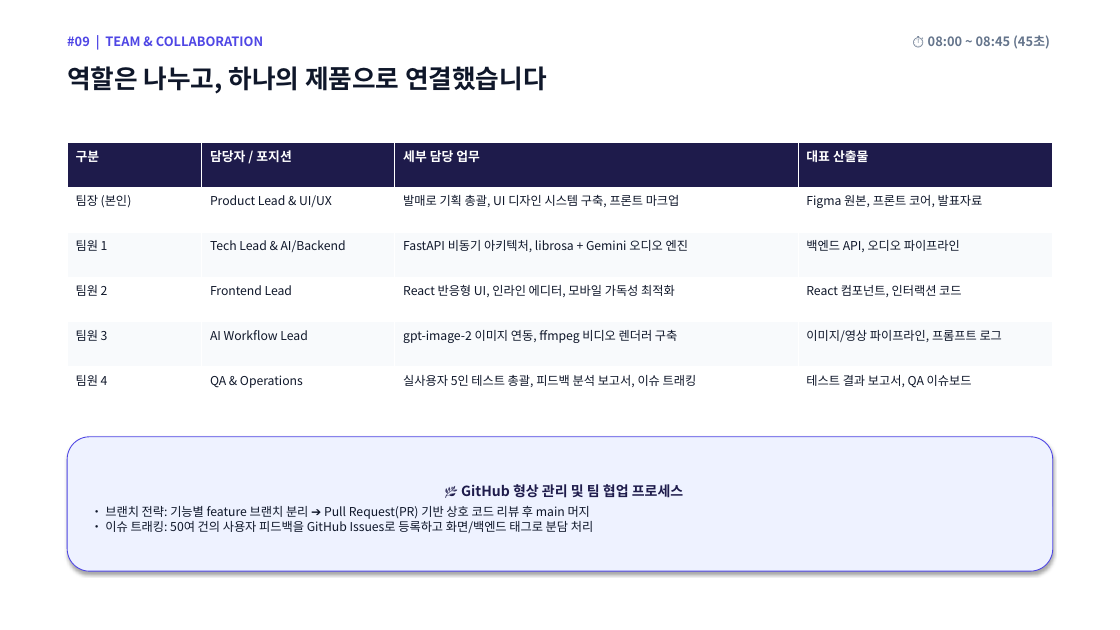
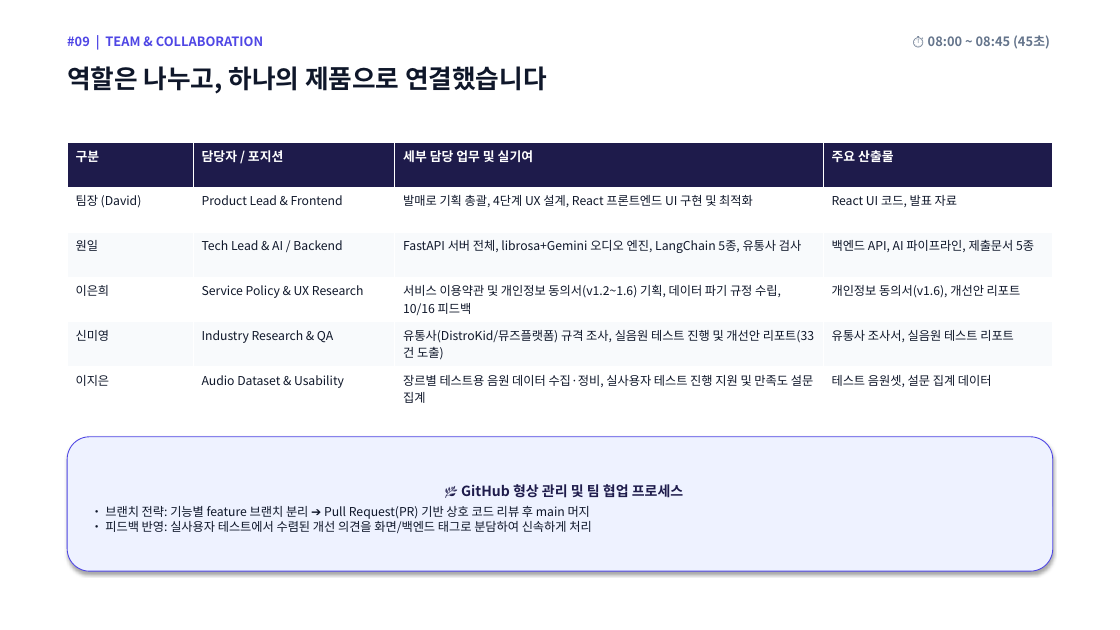
Before and after one commit to davidchoi0507/Codyssey_M2-1, a slide deck: slide 9 of balmaero_presentation.pptx. Drawn at 1120x630 pixels with LibreOffice and Linux fonts; fonts in the diff are those of the drawing. Boxes give left, top, right and bottom in pixels: in the first picture for what was removed or moved away, otherwise in the second. Text is boxed around its words. In the diff, an @@ line names an element or a change of style, - is before the commit and + after.

Commit message:
docs(presentation): 발표 슬라이드 및 스크립트 최종 내용(팀원 R&R, 공식 배포 URL, 5에이전트) 완벽 동기화

```diff
--- a/balmaero_presentation.pptx
+++ b/balmaero_presentation.pptx
@@ table at <box>67,143,1053,412</box> @@
-row 1, column 3: 세부 담당 업무
+row 1, column 3: 세부 담당 업무 및 실기여
-row 1, column 4: 대표 산출물
+row 1, column 4: 주요 산출물
-row 2: 팀장 (본인) | Product Lead & UI/UX | 발매로 기획 총괄, UI 디자인 시스템 구축, 프론트 마크업 | Figma 원본, 프론트 코어, 발표자료
+row 2: 팀장 (David) | Product Lead & Frontend | 발매로 기획 총괄, 4단계 UX 설계, React 프론트엔드 UI 구현 및 최적화 | React UI 코드, 발표 자료
-row 3: 팀원 1 | Tech Lead & AI/Backend | FastAPI 비동기 아키텍처, librosa + Gemini 오디오 엔진 | 백엔드 API, 오디오 파이프라인
+row 3: 원일 | Tech Lead & AI / Backend | FastAPI 서버 전체, librosa+Gemini 오디오 엔진, LangChain 5종, 유통사 검사 | 백엔드 API, AI 파이프라인, 제출문서 5종
-row 4: 팀원 2 | Frontend Lead | React 반응형 UI, 인라인 에디터, 모바일 가독성 최적화 | React 컴포넌트, 인터랙션 코드
+row 4: 이은희 | Service Policy & UX Research | 서비스 이용약관 및 개인정보 동의서(v1.2~1.6) 기획, 데이터 파기 규정 수립, 10/16 피드백 | 개인정보 동의서(v1.6), 개선안 리포트
-row 5: 팀원 3 | AI Workflow Lead | gpt-image-2 이미지 연동, ffmpeg 비디오 렌더러 구축 | 이미지/영상 파이프라인, 프롬프트 로그
+row 5: 신미영 | Industry Research & QA | 유통사(DistroKid/뮤즈플랫폼) 규격 조사, 실음원 테스트 진행 및 개선안 리포트(33건 도출) | 유통사 조사서, 실음원 테스트 리포트
-row 6: 팀원 4 | QA & Operations | 실사용자 5인 테스트 총괄, 피드백 분석 보고서, 이슈 트래킹 | 테스트 결과 보고서, QA 이슈보드
+row 6: 이지은 | Audio Dataset & Usability | 장르별 테스트용 음원 데이터 수집·정비, 실사용자 테스트 진행 지원 및 만족도 설문 집계 | 테스트 음원셋, 설문 집계 데이터
@@ text in rounded rectangle at <box>105,518,591,533</box>: text changed @@
-• 이슈 트래킹: 50여 건의 사용자 피드백을 GitHub Issues로 등록하고 화면/백엔드 태그로 분담 처리
+• 피드백 반영: 실사용자 테스트에서 수렴된 개선 의견을 화면/백엔드 태그로 분담하여 신속하게 처리
```
Also in this commit, not shown: 4 other slides changed, 2 other files.
